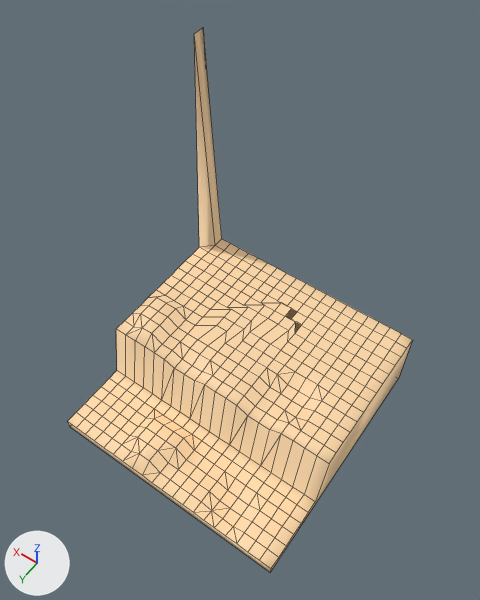
The FBX model Assets/Resources/walls/LeftTurnIn.fbx as it was, and as the next commit left it.
One viewpoint serves both versions: a 50 mm camera at (-8.21, 11.37, 24.49) aimed at (0.1, -0.25, 6.22). The lights are fixed; the arrows at lower left show +X, +Y and +Z. Mesh edges are drawn as thin lines. Where no turn or scale is listed for an object, it has been applied to the vertices.
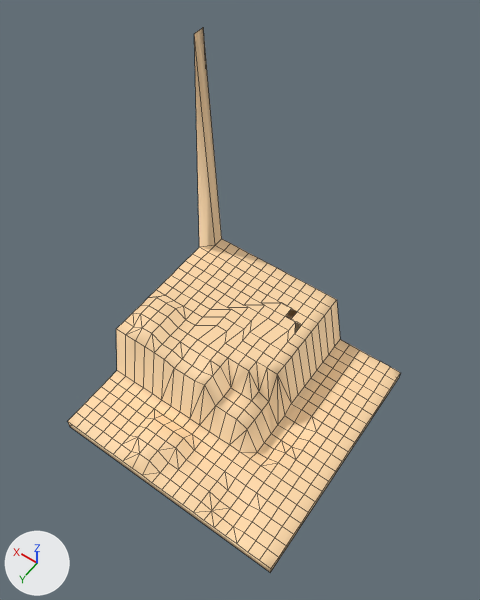
Changed parts and their boxes (x1, y1, x2, y2) in the pictures (480 x 600 px; the box of a moved part takes in the faces that stretch with it):
'Mesh1', reshaped
    before: (68, 28, 412, 573)
    after: (68, 28, 400, 573)
part 1 of me_mesh, moved or reshaped
    before: (200, 305, 412, 466)
    after: (200, 339, 400, 491)

The change, as a diff of the scene's bpy script:
```diff
--- a/Assets/Resources/walls/LeftTurnIn.fbx.py
+++ b/Assets/Resources/walls/LeftTurnIn.fbx.py
@@ me_mesh @@
 # used by ob_mesh1; location = (0.0, 0.0, 0.0)
-me_mesh.from_pydata(...)  # 454 vertices, 442 faces, 3 loose edges; spans x -5.0..5.0, y -5.0..5.0, z -0.46..12.5
+me_mesh.from_pydata(...)  # 454 vertices, 447 faces, 3 loose edges; spans x -5.0..5.0, y -5.0..5.0, z -0.46..12.5
+# me_mesh part 1
+# 5 vertices are removed from x -2.0..0.0, y 0.0..1.5, z 2.22..2.5
+# 18 faces are deleted
+# 97 vertices in x -5.0..-2.0, y -5.0..1.5, z 2.22..2.5 move by (0.0, 0.0, -2.5)
+# 10 vertices in x -1.5..0.0, y 0.0..1.5, z 2.22..2.5 move by (0.0, 0.0, -1.11)
+# 5 vertices are added at (0.0, 1.5, 1.39), (0.0, 0.5, 1.39), (-2.0, 1.5, -0.28), (-1.0, 0.5, 1.39), (-1.0, 0.0, 1.39)
+# 23 new faces join them
 me_mesh.materials.append(mat_color_c03)
```
